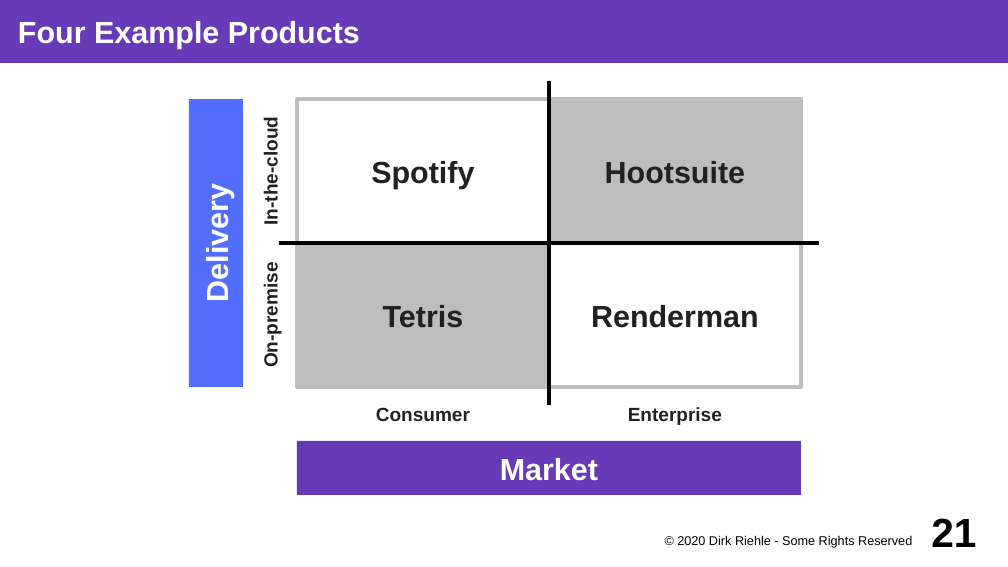
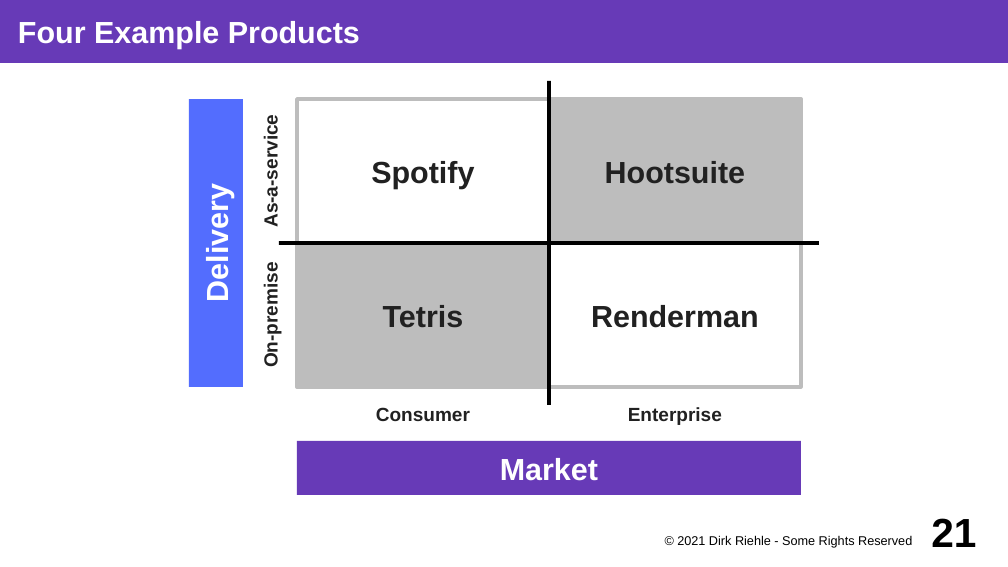
Before and after one commit to dirkriehle/coss-course, a slide deck: slide 21 of Lecture slides/COSS B02 - Software Products.odp. Drawn at 1008x567 pixels with LibreOffice and Linux fonts; fonts in the diff are those of the drawing. Boxes give left, top, right and bottom in pixels: in the first picture for what was removed or moved away, otherwise in the second. Text is boxed around its words. In the diff, an @@ line names an element or a change of style, - is before the commit and + after.

```diff
--- a/Lecture slides/COSS B02 - Software Products.odp
+++ b/Lecture slides/COSS B02 - Software Products.odp
@@ text in rectangle at (x1=260, y1=125, x2=281, y2=224): text changed @@
-In-the-cloud
+As-a-service
@@ text at (x1=677, y1=535, x2=912, y2=548): text changed @@
-© 2020 Dirk Riehle - Some Rights Reserved
+© 2021 Dirk Riehle - Some Rights Reserved
```
Also in this commit, not shown: 37 other slides changed, 14 other files.
